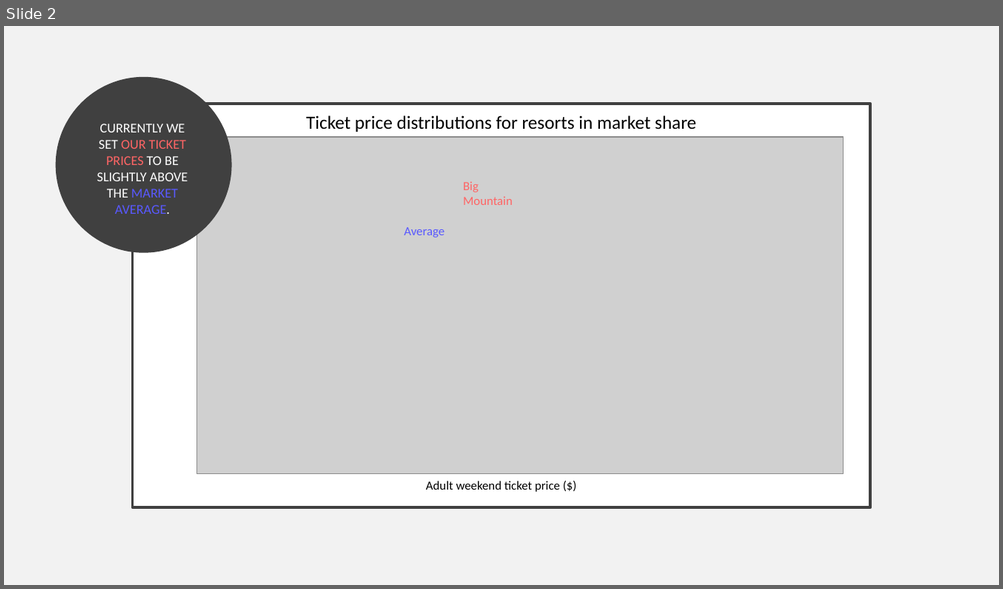
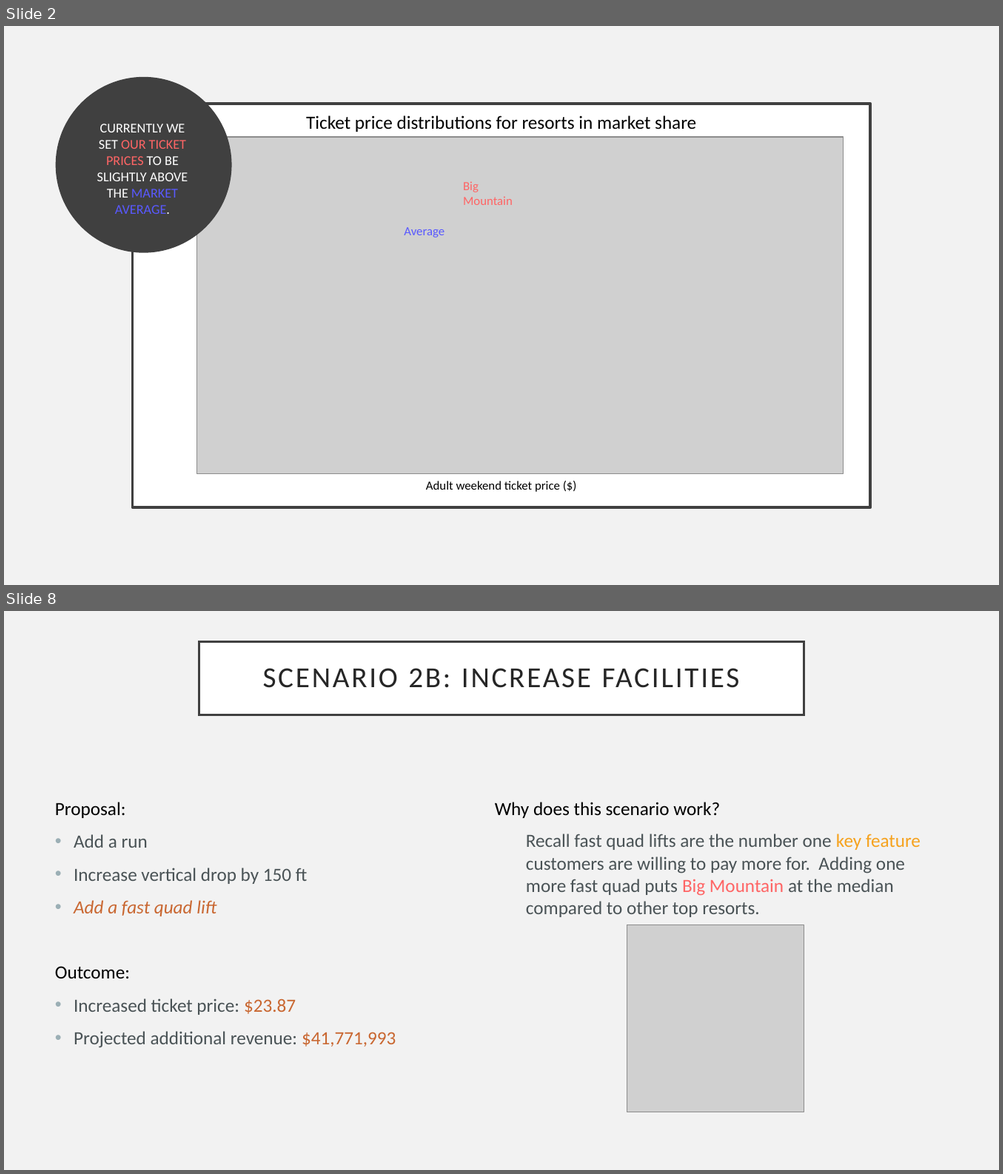
Before and after one commit to smanavi/DataScienceGuidedCapstone, a slide deck: Guided Capstone Slide Deck.pptx. Shown one above the other, each under a label of ours: slide 2 before the commit, slides 2 and 8 after it; the slides between them are not shown. The pictures are 1003x589 and 1003x1174 pixels, drawn with LibreOffice and Linux fonts; fonts in the diff are those of the drawing; grey boxes stand for pictures. Boxes give left, top, right and bottom in pixels: in the first picture for what was removed or moved away, otherwise in the second. Text is boxed around its words. In the diff, an @@ line names an element or a change of style, - is before the commit and + after.

```diff
--- a/Guided Capstone Slide Deck.pptx
+++ b/Guided Capstone Slide Deck.pptx
@@ slide 8 added at (4, 611, 999, 1170), background #F2F2F2 @@
@@ title added at (199, 641, 804, 715), fill #FFFFFF, outline #404040 2.5 pt, 28 pt, text #262626 @@
+SCENARIO 2B: INCREASE FACILITIES
@@ text added at (55, 802, 395, 1048), 18 pt, text #4A5356 @@
+Proposal:
+• Add a run
+• Increase vertical drop by 150 ft
+• Add a fast quad lift
+Outcome:
+• Increased ticket price: $23.87
+• Projected additional revenue: $41,771,993
@@ text added at (495, 802, 720, 818), 18 pt, text #000000 @@
+Why does this scenario work?
@@ text added at (526, 834, 920, 917), 18 pt, text #4A5356 @@
+Recall fast quad lifts are the number one key feature customers are willing to pay more for. Adding one more fast quad puts Big Mountain at the median compared to other top resorts.
@@ picture added at (627, 925, 804, 1113) @@
```
Also in this commit, not shown: 4 slides changed, 1 other slide added, 2 slides removed, 1 other file.
